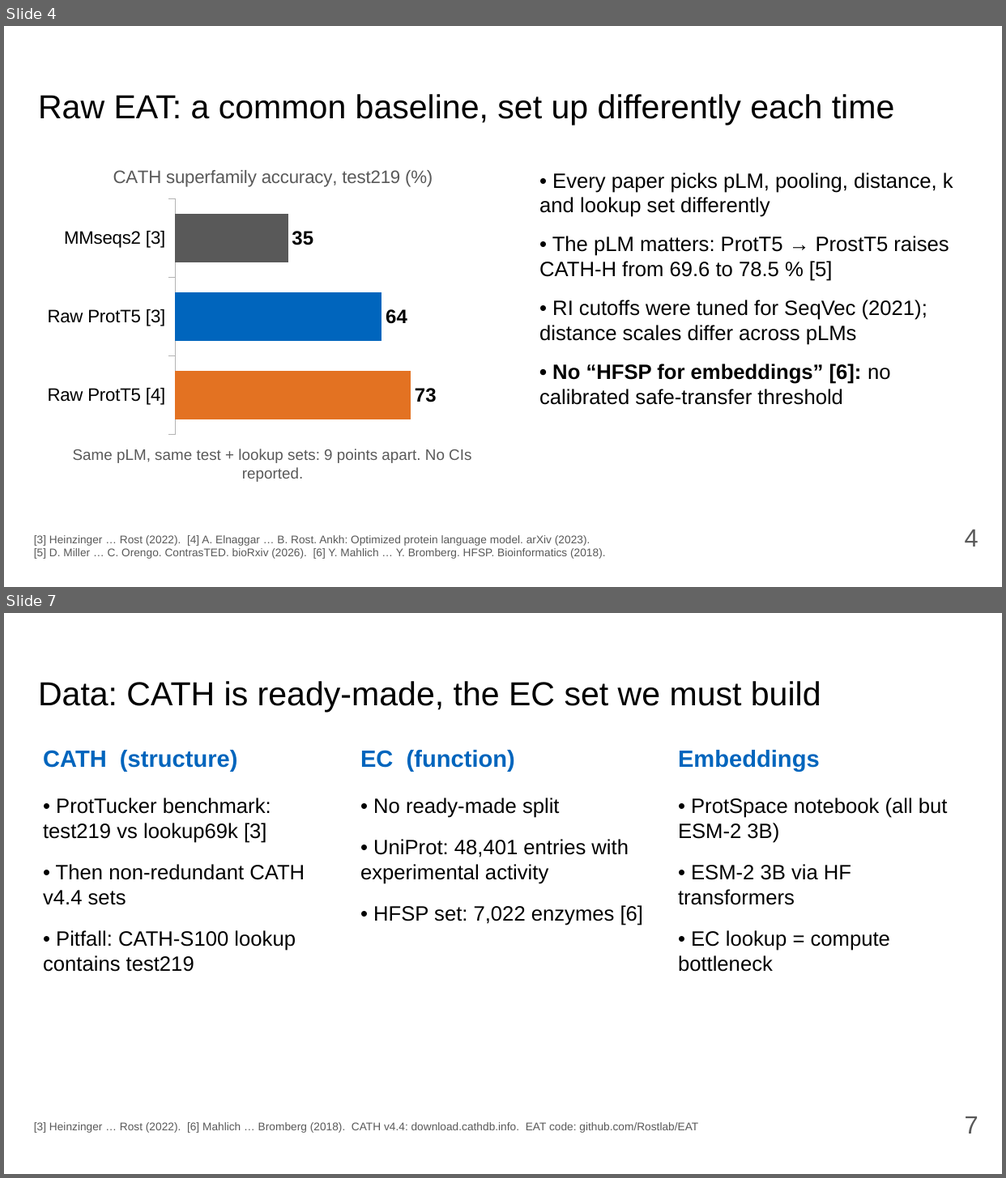
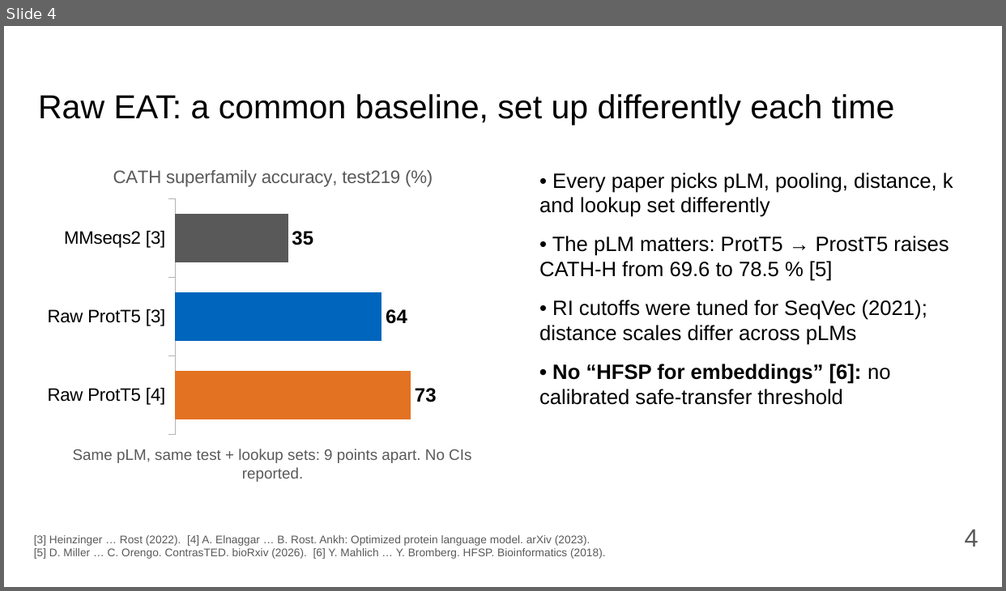
Before and after one commit to Pollysoma/protein-prediction-project-2, a slide deck: presentation/2026-11-02_pitch.pptx. Shown one above the other, each under a label of ours: slides 4 and 7 before the commit, slide 4 after it; the slides between them are not shown. The pictures are 1006x1178 and 1006x591 pixels, drawn with LibreOffice and Linux fonts; fonts in the diff are those of the drawing. Boxes give left, top, right and bottom in pixels: in the first picture for what was removed or moved away, otherwise in the second. Text is boxed around its words. In the diff, an @@ line names an element or a change of style, - is before the commit and + after.

```diff
--- a/presentation/2026-11-02_pitch.pptx
+++ b/presentation/2026-11-02_pitch.pptx
@@ slide 7 removed at [4, 613, 1002, 1174], background #FFFFFF @@
@@ title removed at [38, 681, 821, 713] @@
-Data: CATH is ready-made, the EC set we must build
@@ text removed at [43, 750, 238, 771] @@
-CATH (structure)
@@ text removed at [360, 750, 515, 771] @@
-EC (function)
@@ text removed at [678, 750, 820, 771] @@
-Embeddings
@@ text removed at [43, 798, 305, 972] @@
-• ProtTucker benchmark: test219 vs lookup69k [3]
-• Then non-redundant CATH v4.4 sets
-• Pitfall: CATH-S100 lookup contains test219
@@ text removed at [360, 798, 643, 926] @@
-• No ready-made split
-• UniProt: 48,401 entries with experimental activity
-• HFSP set: 7,022 enzymes [6]
@@ text removed at [678, 798, 948, 972] @@
-• ProtSpace notebook (all but ESM-2 3B)
-• ESM-2 3B via HF transformers
-• EC lookup = compute bottleneck
@@ text removed at [34, 1122, 698, 1133] @@
-[3] Heinzinger … Rost (2022). [6] Mahlich … Bromberg (2018). CATH v4.4: download.cathdb.info. EAT code: github.com/Rostlab/EAT
@@ page number removed at [965, 1117, 978, 1134] @@
-7
```
Also in this commit, not shown: 1 slide changed, 5 slides added, 6 other slides removed, 1 other file.
